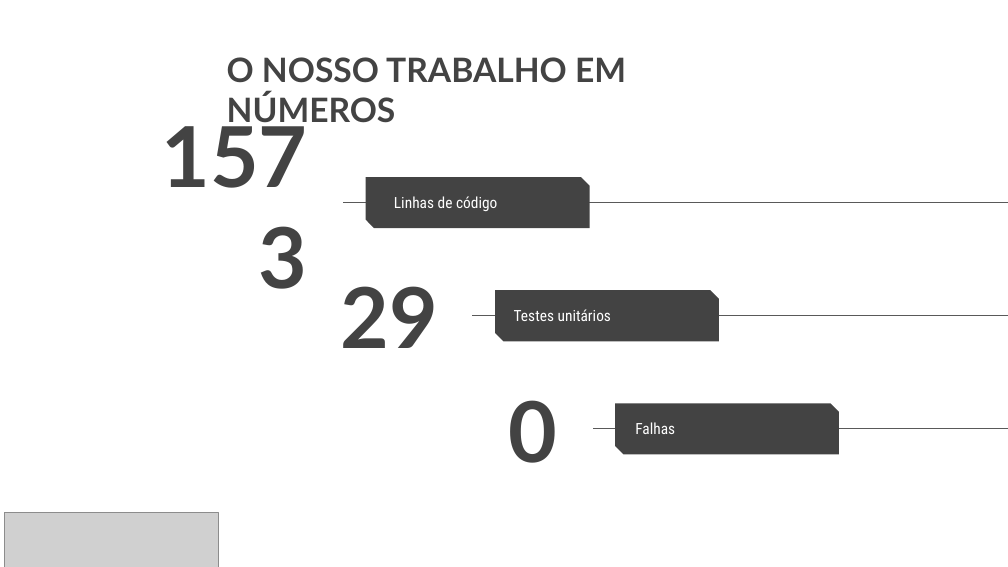
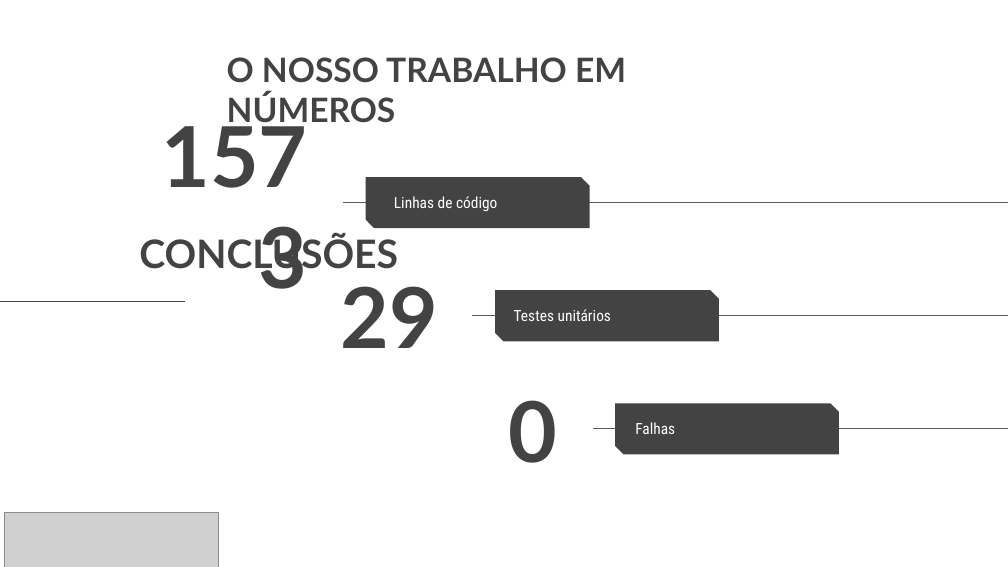
Before and after one commit to MadDinosaur/ISEP-LAPR1, a slide deck: slide 6 of TurmaDK_Grupo05_relatorio.PPT.pptx. Drawn at 1008x567 pixels with LibreOffice and Linux fonts; fonts in the diff are those of the drawing; grey boxes stand for pictures; background and template pictures are left out. Boxes give left, top, right and bottom in pixels: in the first picture for what was removed or moved away, otherwise in the second. Text is boxed around its words. In the diff, an @@ line names an element or a change of style, - is before the commit and + after.

```diff
--- a/TurmaDK_Grupo05_relatorio.PPT.pptx
+++ b/TurmaDK_Grupo05_relatorio.PPT.pptx
@@ text added at (x1=139, y1=234, x2=398, y2=276), 28 pt, text #434343, bold @@
+CONCLUSÕES
@@ line added from (0, 301) to (184, 301), #434343 0.75 pt @@
```
Also in this commit, not shown: 3 other slides changed, 1 slide added, 1 slide removed.
